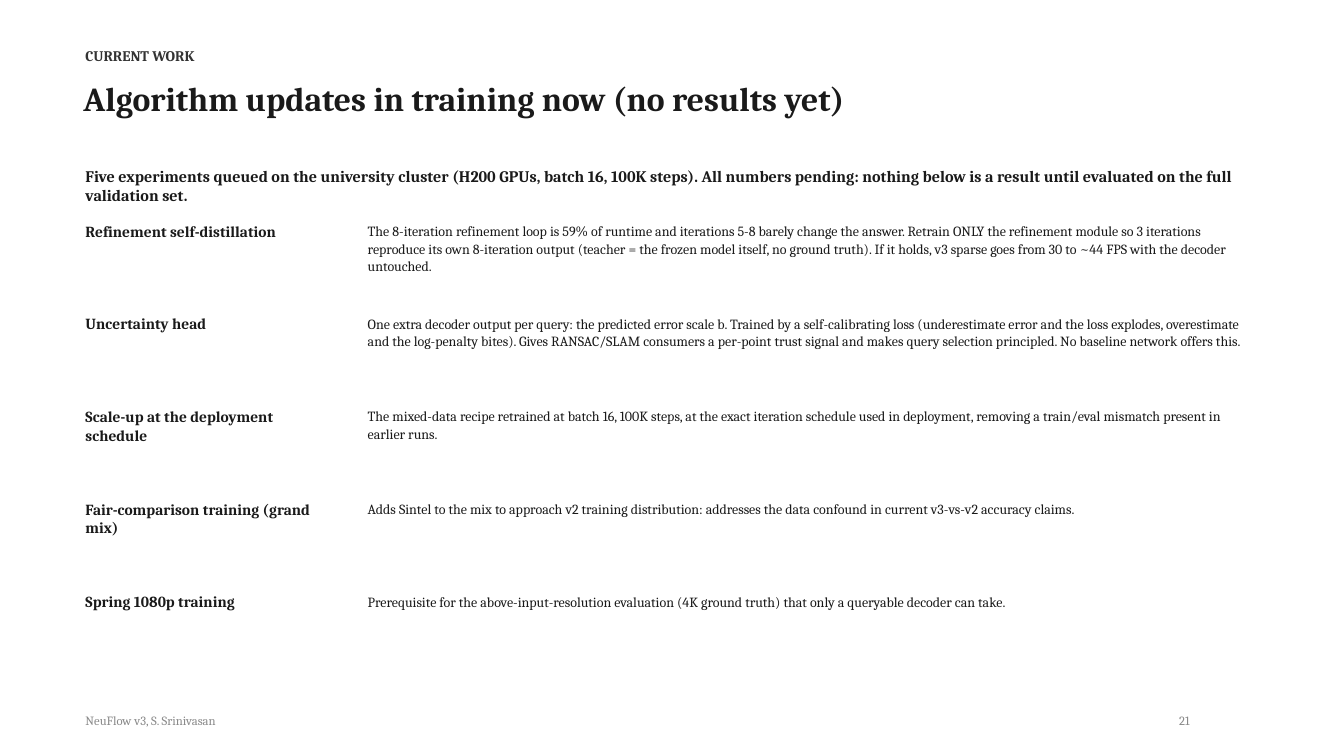
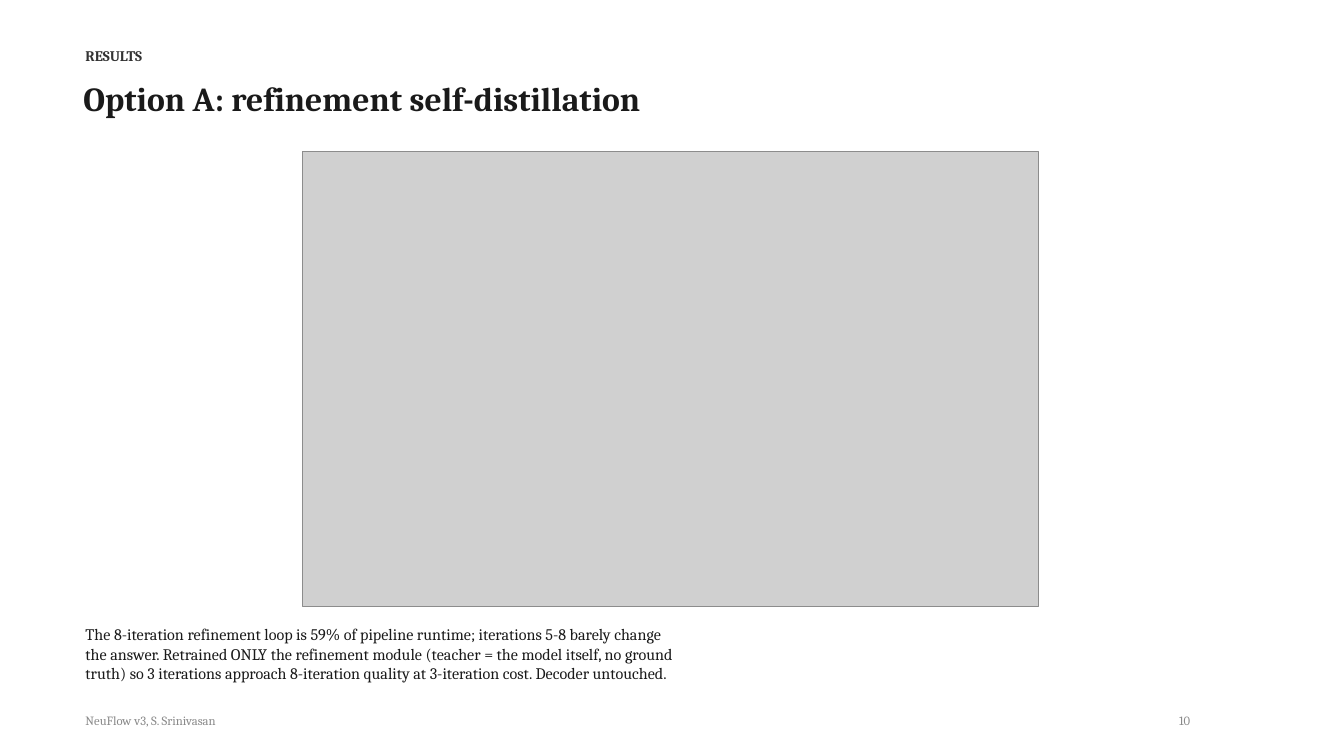
Before and after one commit to shrirag10/Neuflowv3, a slide deck: slide 10 of docs/NeuFlow_v3_status.pptx (slide 21 before the commit). Drawn at 1344x756 pixels with LibreOffice and Linux fonts; fonts in the diff are those of the drawing; grey boxes stand for pictures. Boxes give left, top, right and bottom in pixels: in the first picture for what was removed or moved away, otherwise in the second. Text is boxed around its words. In the diff, an @@ line names an element or a change of style, - is before the commit and + after.

Commit message:
Complete deck revamp: 17-slide linear rebuild with five new comparison plots, full explanations, honest limitations slide, every number verified against the log

```diff
--- a/docs/NeuFlow_v3_status.pptx
+++ b/docs/NeuFlow_v3_status.pptx
@@ text at [85, 51, 142, 61]: text changed @@
-CURRENT WORK
+RESULTS
@@ text at [83, 87, 641, 118]: text changed; size 11 to 24 pt @@
-Refinement self-distillation
+Option A: refinement self-distillation
@@ text removed at [83, 86, 845, 119] @@
-Algorithm updates in training now (no results yet)
@@ text removed at [85, 170, 1231, 201] @@
-Five experiments queued on the university cluster (H200 GPUs, batch 16, 100K steps). All numbers pending: nothing below is a result until evaluated on the full validation set.
@@ picture added at [302, 151, 1038, 607] @@
@@ text removed at [85, 318, 206, 333] @@
-Uncertainty head
@@ text removed at [368, 319, 1240, 349] @@
-One extra decoder output per query: the predicted error scale b. Trained by a self-calibrating loss (underestimate error and the loss explodes, overestimate and the log-penalty bites). Gives RANSAC/SLAM consumers a per-point trust signal and makes query selection principled. No baseline network offers this.
@@ text removed at [85, 411, 273, 441] @@
-Scale-up at the deployment schedule
@@ text removed at [368, 411, 1221, 439] @@
-The mixed-data recipe retrained at batch 16, 100K steps, at the exact iteration schedule used in deployment, removing a train/eval mismatch present in earlier runs.
@@ text removed at [85, 504, 310, 536] @@
-Fair-comparison training (grand mix)
@@ text removed at [368, 504, 1075, 517] @@
-Adds Sintel to the mix to approach v2 training distribution: addresses the data confound in current v3-vs-v2 accuracy claims.
@@ text removed at [85, 596, 234, 611] @@
-Spring 1080p training
@@ text removed at [368, 597, 1005, 610] @@
-Prerequisite for the above-input-resolution evaluation (4K ground truth) that only a queryable decoder can take.
@@ text at [85, 628, 672, 683]: text changed; size 10 to 11.5 pt @@
-The 8-iteration refinement loop is 59% of runtime and iterations 5-8 barely change the answer. Retrain ONLY the refinement module so 3 iterations reproduce its own 8-iteration output (teacher = the frozen model itself, no ground truth). If it holds, v3 sparse goes from 30 to ~44 FPS with the decoder untouched.
+The 8-iteration refinement loop is 59% of pipeline runtime; iterations 5-8 barely change
+the answer. Retrained ONLY the refinement module (teacher = the model itself, no ground
+truth) so 3 iterations approach 8-iteration quality at 3-iteration cost. Decoder untouched.
@@ text at [1179, 716, 1190, 725]: text changed @@
-21
+10
```
Also in this commit, not shown: 9 other slides changed, 7 slides added, 14 slides removed, 3 other files.
